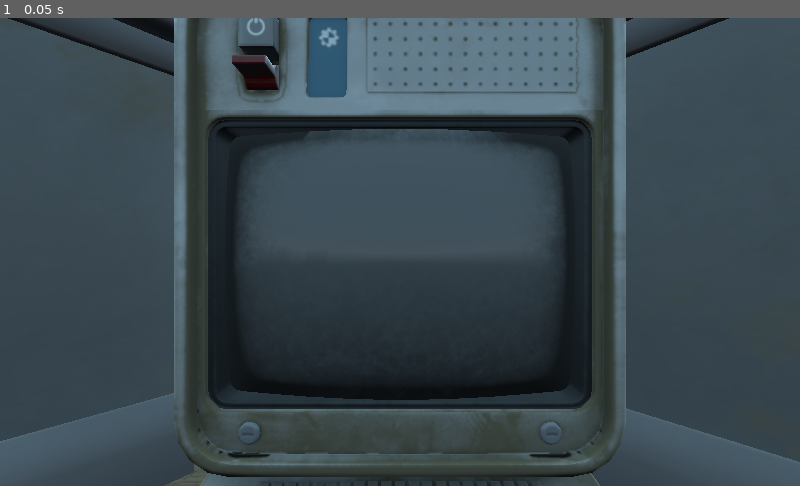
Above: before the commit, frame 1.
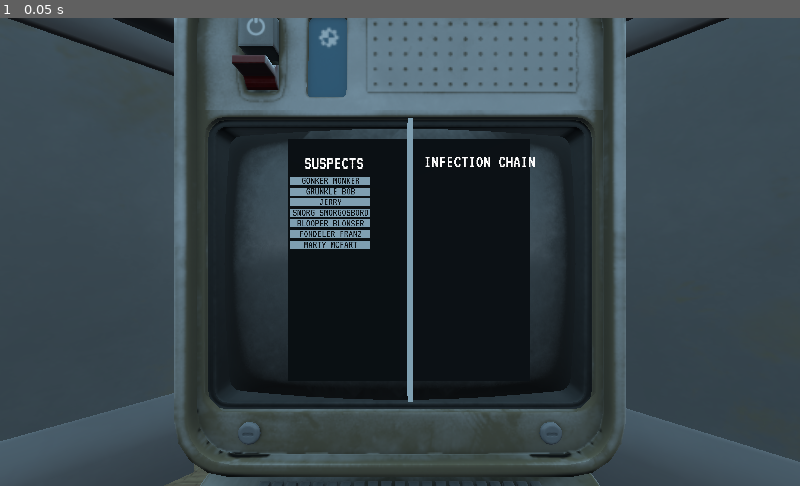
Above: after the commit, the same moment.

Repository: Roxerg/root-beer
Game: Godot game, scene res://Scenes/Computer.tscn
The game is run twice, just before and just after one commit, with the same random seed, the same clock (stepped at 60 frames per second) and the same inputs. This scene is started directly instead of the project's main scene.
Inputs:
- Up to frame 1 (0.05 s): no input

The runs differ from the first frame. In frame 1, 15% of the frame differs, in the area x 36-67%, y 21-83%.

Commit message:
playing with monitor

Diff:
--- a/Assets/FONT.tres
+++ b/Assets/FONT.tres
@@ -3,6 +3,6 @@
 [ext_resource path="res://Assets/VT323-Regular.ttf" type="DynamicFontData" id=1]
 
 [resource]
-size = 35
+size = 70
 use_filter = true
 font_data = ExtResource( 1 )
--- a/Objects/Computer.tscn
+++ b/Objects/Computer.tscn
@@ -6,6 +6,7 @@
 [ext_resource path="res://Assets/textures/PC_Low_None_Normal (1).png" type="Texture" id=4]
 [ext_resource path="res://Assets/textures/PC_Low_None_AO.png" type="Texture" id=5]
 [ext_resource path="res://Assets/textures/PC_Low_None_BaseColor (1).png" type="Texture" id=6]
+[ext_resource path="res://Scenes/SuspectBoard.tscn" type="PackedScene" id=7]
 
 [sub_resource type="SpatialMaterial" id=1]
 albedo_texture = ExtResource( 6 )
@@ -29,3 +30,6 @@
 [node name="Camera" type="Camera" parent="."]
 transform = Transform( 1, 0, 0, 0, 1, 0, 0, 0, 1, 0, 0.997053, 1.88429 )
 fov = 90.0
+
+[node name="SuspectBoard" parent="." instance=ExtResource( 7 )]
+transform = Transform( 0.1, 0, 0, 0, -4.37114e-09, -0.1, 0, 0.1, -4.37114e-09, 0.0377327, 0.965397, 1.00436 )
--- a/Scenes/Suspect.tscn
+++ b/Scenes/Suspect.tscn
@@ -7,7 +7,7 @@
 
 [sub_resource type="PlaneMesh" id=1]
 material = SubResource( 3 )
-size = Vector2( 4, 0.5 )
+size = Vector2( 5, 0.5 )
 
 [sub_resource type="BoxShape" id=2]
 extents = Vector3( 1.9, 0.1, 0.2 )
--- a/Scenes/SuspectBoard.tscn
+++ b/Scenes/SuspectBoard.tscn
@@ -4,6 +4,7 @@
 [ext_resource path="res://Scenes/SuspectBoard.gd" type="Script" id=2]
 
 [sub_resource type="SpatialMaterial" id=4]
+albedo_color = Color( 0.584314, 0.223529, 0.223529, 1 )
 
 [sub_resource type="PlaneMesh" id=1]
 material = SubResource( 4 )
@@ -27,9 +28,6 @@
 mesh = SubResource( 1 )
 material/0 = SubResource( 3 )
 
-[node name="Camera" type="Camera" parent="."]
-transform = Transform( 1, 0, 0, 0, -4.37114e-08, 1, 0, -1, -4.37114e-08, 0, 4.94908, -0.508768 )
-
 [node name="SuspectsLabel" type="Label3D" parent="."]
 transform = Transform( 1, 0, 0, 0, -4.37114e-08, 1, 0, -1, -4.37114e-08, -2.86105, 0.000722885, -3.66117 )
 text = "SUSPECTS"
@@ -43,3 +41,5 @@
 [node name="Border" type="MeshInstance" parent="."]
 transform = Transform( 1, 0, 0, 0, 1, 0, 0, 0, 1.0072, 0, 0, -0.0350428 )
 mesh = SubResource( 6 )
+
+[node name="MeshInstance" type="MeshInstance" parent="."]
Not shown: 1 places in Objects/Computer.tscn that only renumber resources
